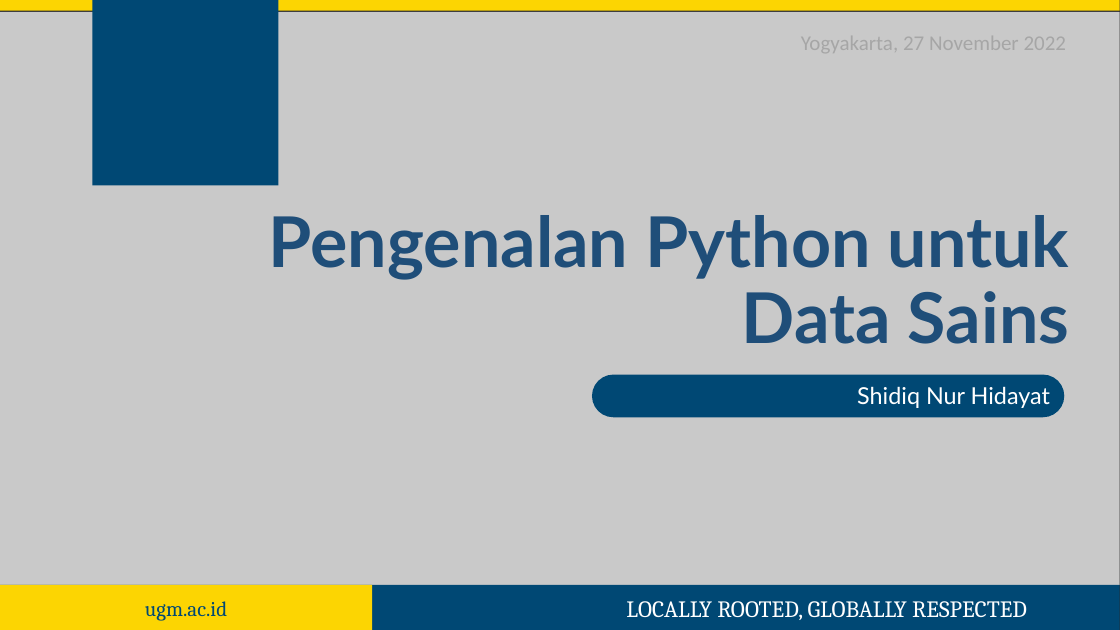
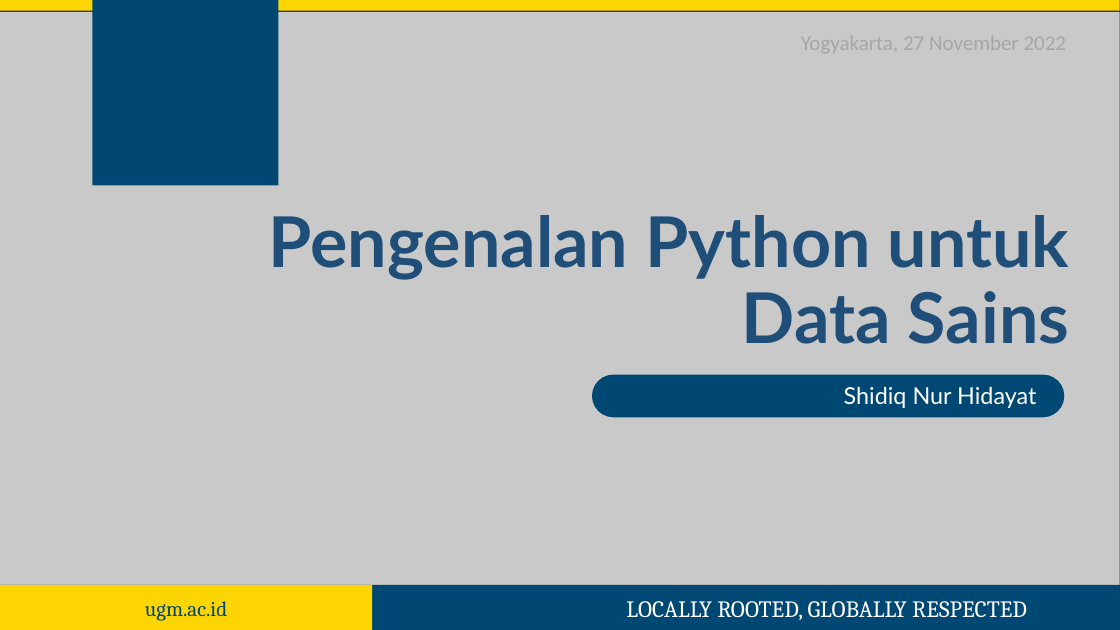
Before and after one commit to Shidiq/intro-python-ds, a slide deck: slide 1 of docs/presentasi_pengenalan python_shidiq.pptx. Drawn at 1120x630 pixels with LibreOffice and Linux fonts; fonts in the diff are those of the drawing; background and template pictures are left out; a plain dark background stands for a picture behind light text. Boxes give left, top, right and bottom in pixels: in the first picture for what was removed or moved away, otherwise in the second. Text is boxed around its words. In the diff, an @@ line names an element or a change of style, - is before the commit and + after.

```diff
--- a/docs/presentasi_pengenalan python_shidiq.pptx
+++ b/docs/presentasi_pengenalan python_shidiq.pptx
@@ subtitle "Shidiq Nur Hidayat": place and size @@
-subtitle "Shidiq Nur Hidayat" at [857,386,1050,408]
+subtitle "Shidiq Nur Hidayat" at [844,386,1036,408]
```
Also in this commit, not shown: 1 other slide changed, 3 other files.
